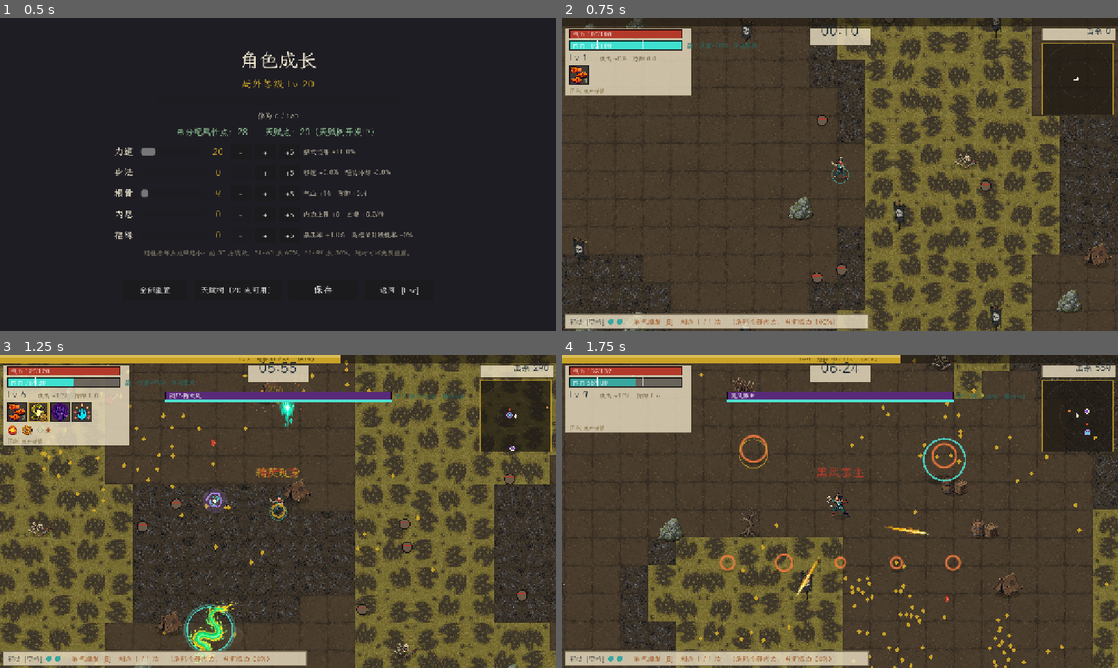
Above: before the commit, frames 1-4 (two rows, left to right).
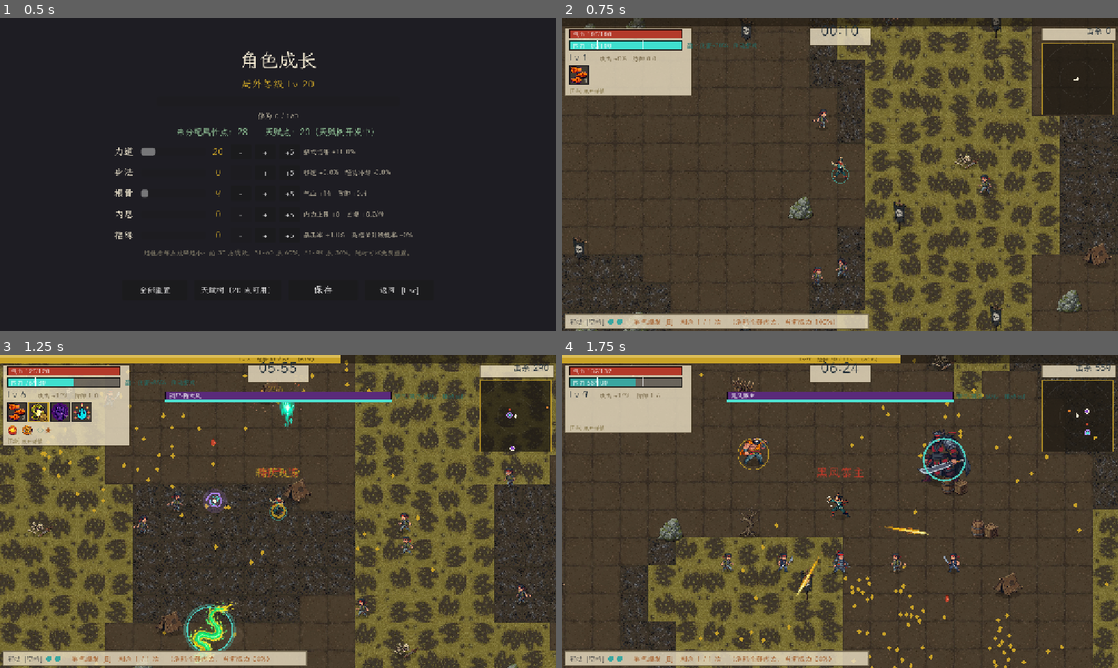
Above: after the commit, the same moments.

Repository: taykokjun-88/wuxia-survivor
Game: Godot game, scene res://tests/shot.tscn
The game is run twice, just before and just after one commit, with the same random seed, the same clock (stepped at 60 frames per second) and the same inputs. This scene is started directly instead of the project's main scene.
Inputs (mouse positions are in pixels of both pictures, inside the frame that each line leads up to):
- Up to frame 1 (0.5 s): no input
- Up to frame 2 (0.75 s): tap Enter (ui_accept) at 0.5 s; move the mouse to (962, 158) at 0.52 s; hold D (move_right) from 0.53 s (still down); tap Space (dash) at 0.6 s; click (962, 158) at 0.67 s
- Up to frame 3 (1.25 s): keep holding D (move_right); tap Enter (ui_accept) at 0.77 s
- Up to frame 4 (1.75 s): release D (move_right) at 1.25 s; drag from (728, 527) to (812, 574) at 1.27 s

Frame 1 is identical in both runs. In frame 2, 0.3% of the frame differs, in the area x 44-78%, y 0-86%; in frame 3, 0.6%; in frame 4, 1.8%, in the area x 28-74%, y 23-71%.

Commit message:
Install Black Wind enemy sprites (bandit, blade, armored, elite, boss); enemy mode: smear removal, detached-fragment filter, --use frames
Co-Authored-By: Claude Sonnet 5.5 <noreply@anthropic.com>
Claude-Session: https://claude.ai/code/session_01AdrMLJK1Rs8dRqXGtPMhfy

Diff:
--- /dev/null
+++ b/assets/enemies/meta.json
@@ -0,0 +1,37 @@
+{
+ "bandit": {
+  "file": "bandit.png",
+  "frames": 4,
+  "fps": 8.0,
+  "w": 50,
+  "h": 46
+ },
+ "blade": {
+  "file": "blade.png",
+  "frames": 4,
+  "fps": 8.0,
+  "w": 46,
+  "h": 46
+ },
+ "soldier": {
+  "file": "soldier.png",
+  "frames": 4,
+  "fps": 8.0,
+  "w": 58,
+  "h": 54
+ },
+ "elite": {
+  "file": "elite.png",
+  "frames": 4,
+  "fps": 7.0,
+  "w": 78,
+  "h": 72
+ },
+ "boss": {
+  "file": "boss.png",
+  "frames": 4,
+  "fps": 6.0,
+  "w": 134,
+  "h": 126
+ }
+}
--- a/tests/shot.gd
+++ b/tests/shot.gd
@@ -214,7 +214,8 @@
 	var sim2 = load("res://tests/sim_test.gd").new()
 	for id in ["bandit", "blade", "soldier", "elite", "boss"]:
 		var hh: int = {"bandit": 42, "blade": 42, "soldier": 50, "elite": 66, "boss": 120}[id]
-		w.enemy_art.add(id, sim2.fake_strip(4, hh, Color("#ff8040")), 4, 8.0, hh, hh)
+		if not w.enemy_art.has(id):
+			w.enemy_art.add(id, sim2.fake_strip(4, hh, Color("#ff8040")), 4, 8.0, hh, hh)
 	sim2.free()
 	w.skills.clear()
 	for e in w.enemies:
@@ -234,7 +235,6 @@
 	w.bosses[w.bosses.size() - 1].speed = 0.0
 	await _frames(3)
 	_snap("06j_enemy_sprites")
-	w.enemy_art.sprites.clear()
 	for e in w.enemies:
 		e.alive = false
 	w._compact_enemies()
Binary file added: assets/enemies/bandit.png
Not shown, added: assets/enemies/bandit.png.import
Binary file added: assets/enemies/blade.png
Not shown, added: assets/enemies/blade.png.import
Binary file added: assets/enemies/boss.png
Not shown, added: assets/enemies/boss.png.import
Binary file added: assets/enemies/elite.png
Not shown, added: assets/enemies/elite.png.import
Binary file added: assets/enemies/soldier.png
Not shown, added: assets/enemies/soldier.png.import
Not shown, added: assets/enemies/source/.gdignore
Binary file added: assets/enemies/source/bandit.jpg
(and 4 more such lines)
